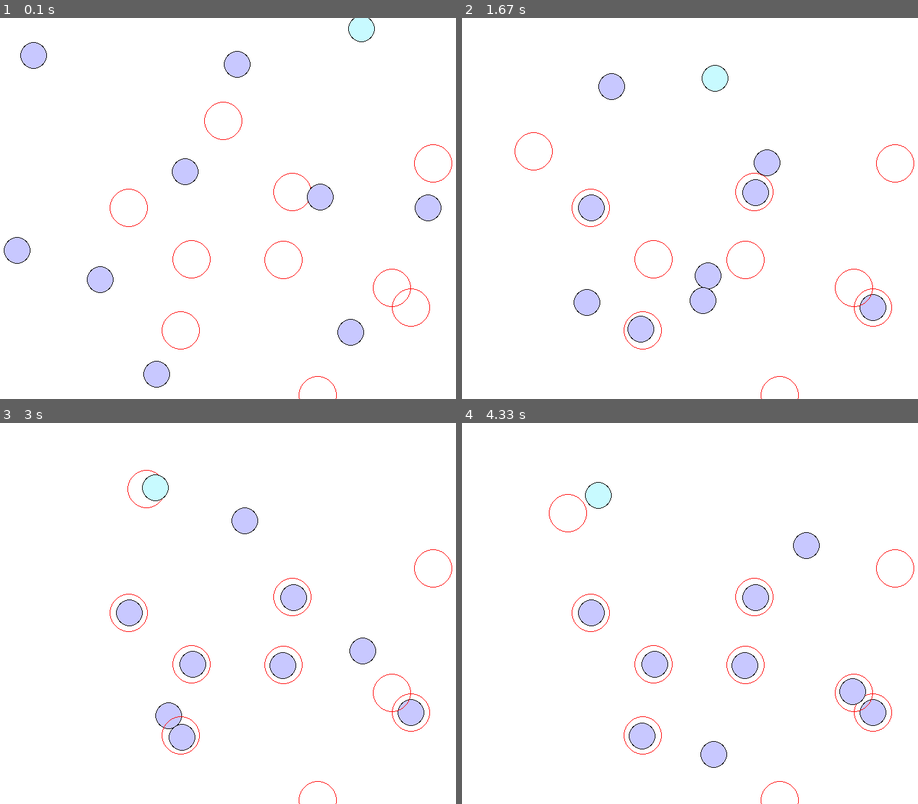
Above: before the commit, frames 1-4 (two rows, left to right).
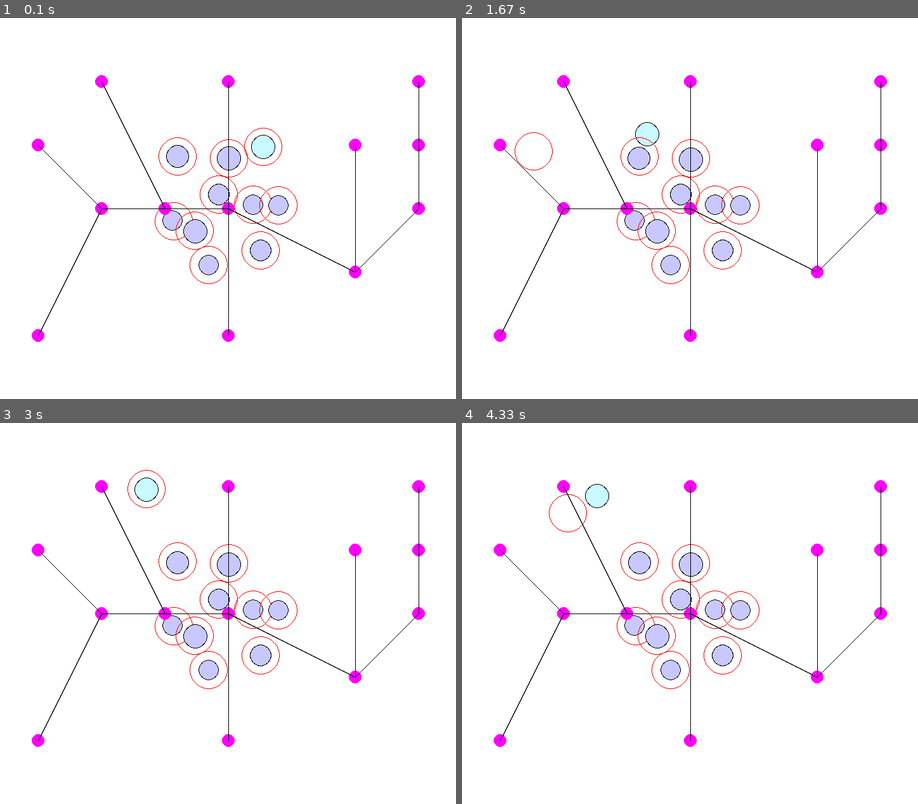
Above: after the commit, the same moments.

Repository: vicalbiter/crsim
Game: pygame game, started from main.py
Two runs of this game, one before a commit and one after it. Both use one fixed random seed, a clock stepped at 60 frames per second and the inputs below.
Inputs (mouse positions are in pixels of both pictures, inside the frame that each line leads up to):
- Up to frame 1 (0.1 s): no input
- Up to frame 2 (1.67 s): right-click (534, 151) at 0.38 s
- Up to frame 3 (3 s): right-click (145, 487) at 1.72 s; click (328, 583) at 2.08 s
- Up to frame 4 (4.33 s): click (712, 598) at 3.12 s; press the mouse at (712, 598) at 3.77 s; move the mouse to (662, 544) at 3.87 s; move the mouse to (612, 491) at 3.97 s; release the mouse at (612, 491) at 4 s; right-click (566, 514) at 4.12 s

The runs differ from the first frame. In frame 1, 7.1% of the frame differs, in the area x 0-100%, y 0-100%; in frame 2, 7.2%, in the area x 6-100%, y 12-100%; in frame 3, 6.8%; in frame 4, 6.6%.

Commit message:
Add test navgraph

Diff:
--- a/main.py
+++ b/main.py
@@ -6,9 +6,10 @@
 from random import uniform
 
 class Agent:
-    def __init__(self):
+    def __init__(self, width):
         self.pos = Vector2(0, 0)
         self.target = Vector2(0, 0)
+        self.width = width
 
     # Go to target at a certain speed
     def goToTarget(self, speed):
@@ -20,9 +21,10 @@
     def __init__(self, n, w, h):
         self.agents = []
         for i in range(n):
-            a = Agent()
-            a.pos = Vector2(uniform(0, w), uniform(0,h))
-            a.target = Vector2(uniform(0, w), uniform(0, h))
+            a = Agent(int(uniform(15,20)))
+            a.pos = Vector2(uniform(300, 500), uniform(200, 400))
+            #a.target = Vector2(uniform(0, w), uniform(0, h))
+            a.target = Vector2(a.pos.x, a.pos.y)
             self.agents.append(a)
 
         self.selected = self.agents[0]
@@ -57,13 +59,28 @@
         # Draw all agents
         for a in self.agents:
             pygame.draw.circle(screen, (255,0,0), (int(a.target.x), int(a.target.y)), 30, 1)
-            pygame.draw.circle(screen, (0,0,0), (int(a.pos.x), int(a.pos.y)), 21)
+            pygame.draw.circle(screen, (0,0,0), (int(a.pos.x), int(a.pos.y)), a.width+1)
 
             # Distinguish between the selected agent and the other ones
             if a == self.selected:
-                pygame.draw.circle(screen, (200,250,255), (int(a.pos.x), int(a.pos.y)), 20)
+                pygame.draw.circle(screen, (200,250,255), (int(a.pos.x), int(a.pos.y)), a.width)
             else:
-                pygame.draw.circle(screen, (200,200,255), (int(a.pos.x), int(a.pos.y)), 20)
+                pygame.draw.circle(screen, (200,200,255), (int(a.pos.x), int(a.pos.y)), a.width)
+
+class NavGraph:
+    def __init__(self, adjmatrix, gpoints):
+        self.adjmatrix = adjmatrix
+        self.gpoints = gpoints
+
+    def drawGraph(self, screen):
+        i = 0
+        for i in range(len(self.gpoints)):
+            pygame.draw.circle(screen, (255, 0, 255), self.gpoints[i], 10)
+            for k in range(len(self.gpoints)):
+                if self.adjmatrix[i][k] == 1:
+                    pygame.draw.line(screen, (0, 0, 0), self.gpoints[i], self.gpoints[k], 1)
+
+
 
 class Simulation(PygameHelper):
     def __init__(self):
@@ -72,6 +89,18 @@
 
         # Initiliaze list of agents
         self.agents = AgentGroup(10, self.w, self.h)
+
+        # Initialize navigation graph
+        adjmatrix = [[1,1,0,0,0,0,0,0,0,0,0,0,0],[1,1,1,1,1,0,0,0,0,0,0,0,0],
+        [0,1,1,0,0,0,0,0,0,0,0,0,0],[0,1,0,1,0,0,0,0,0,1,1,0,0],
+        [0,1,0,0,1,1,1,0,0,0,0,0,0],[0,0,0,0,1,1,0,0,0,0,0,0,0],
+        [0,0,0,0,1,0,0,1,0,0,0,0,0],[0,0,0,0,0,0,1,1,1,0,0,0,0],
+        [0,0,0,0,0,0,0,1,1,0,0,0,0],[0,0,0,1,0,0,0,0,0,1,0,0,0],
+        [0,0,0,1,0,0,0,0,0,0,1,1,1],[0,0,0,0,0,0,0,0,0,0,1,1,0],
+        [0,0,0,0,0,0,0,0,0,0,1,0,1]]
+        gpoints = [(400,500),(400,300),(400,100),(300,300),(600,400),(600,200),
+        (700,300),(700,200),(700,100),(200,100),(200,300),(100,200),(100,500)]
+        self.navgraph = NavGraph(adjmatrix, gpoints)
 
     def update(self):
         # Update position of agents
@@ -98,5 +127,8 @@
         # Draw all agents
         self.agents.drawAgents(self.screen)
 
+        # Draw NavGraph
+        self.navgraph.drawGraph(self.screen)
+
 s = Simulation()
 s.mainLoop(40)
